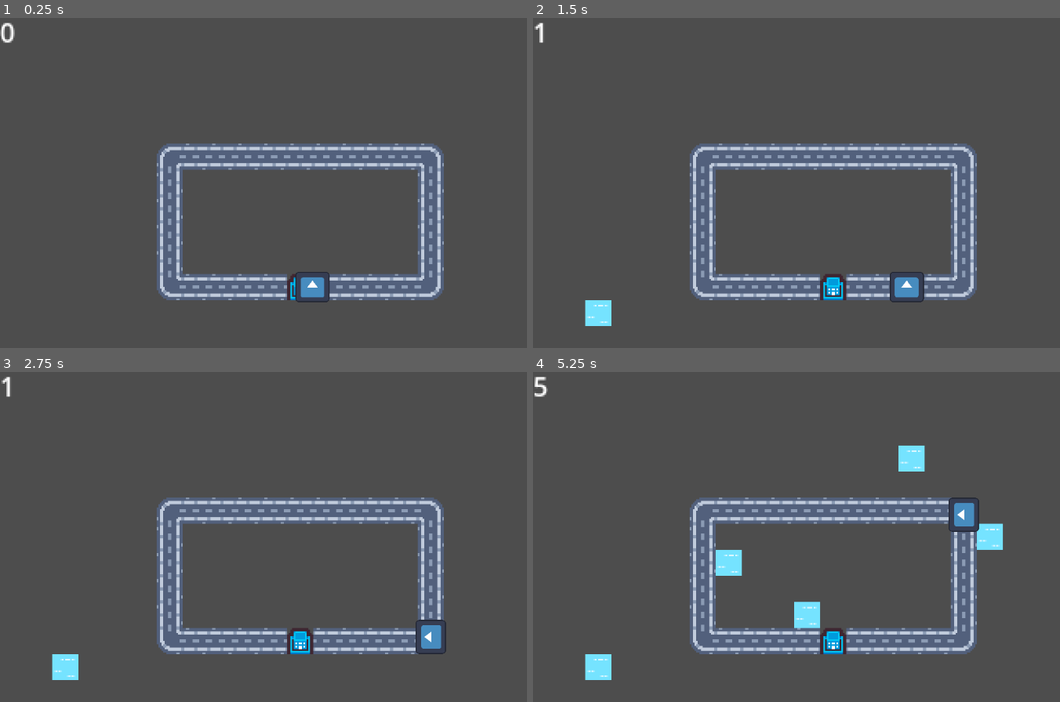
Above: before the commit, frames 1-4 (two rows, left to right).
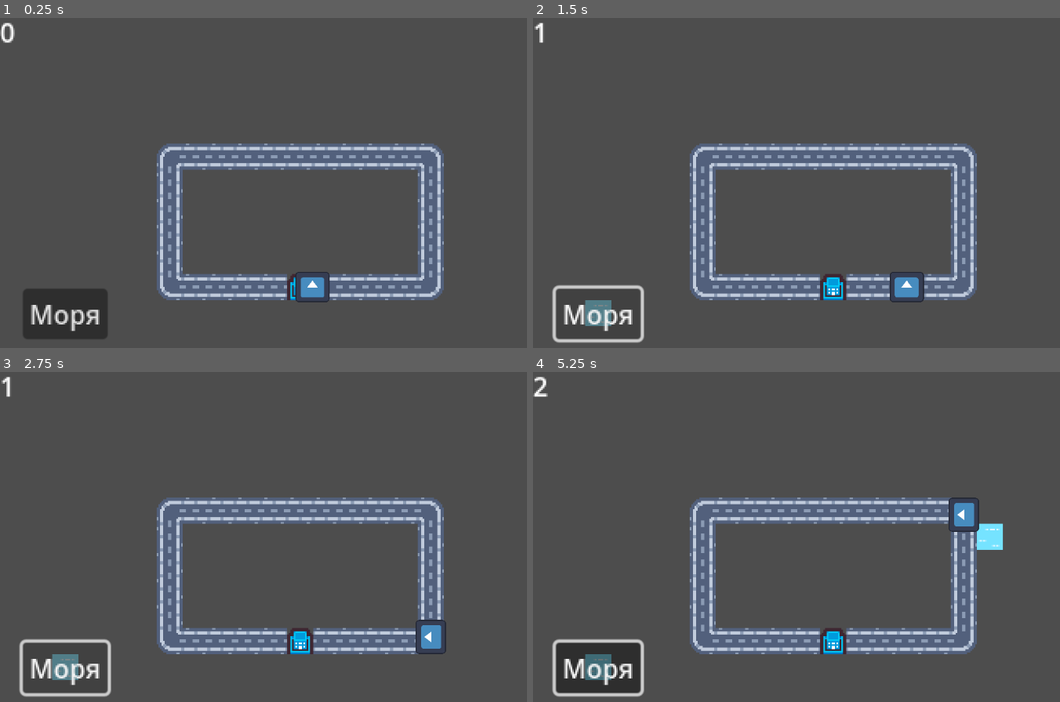
Above: after the commit, the same moments.

Repository: dron47509/runner_game
Game: Godot game, scene res://node_2d.tscn
Same seed, same stepped clock (60 frames per second), same inputs: the game is played once before the commit and once after it. The engine's default icon, where the game draws it, is replaced by a stand-in: a white triangle on a blue panel in a dark square.
Inputs (mouse positions are in pixels of both pictures, inside the frame that each line leads up to):
- Up to frame 1 (0.25 s): no input
- Up to frame 2 (1.5 s): click (596, 315) at 0.5 s, where only the run after the commit has a clickable "Моря"; click (596, 315) at 1.25 s, where only the run after the commit has a clickable "Моря"
- Up to frame 3 (2.75 s): click (63, 669) at 2 s, where only the run after the commit has a clickable "Моря"
- Up to frame 4 (5.25 s): move the mouse to (986, 527) at 2.77 s; press the mouse at (986, 527) at 2.78 s; move the mouse to (722, 560) at 3.52 s; release the mouse at (722, 560) at 3.53 s; click (722, 560) at 3.6 s; move the mouse to (907, 464) at 4.27 s; press the mouse at (907, 464) at 4.28 s; move the mouse to (817, 612) at 5.02 s; release the mouse at (817, 612) at 5.03 s; click (817, 612) at 5.1 s

The runs differ from the first frame. In frame 1, 2.2% of the frame differs, in the area x 4-21%, y 82-98%; in frame 2, 1.4%; in frame 3, 1.4%; in frame 4, 4.3%, in the area x 0-75%, y 1-99%.

Commit message:
Добавленно изменение тайлов при обьединение 9 ячеек.

Diff:
--- a/Level_tamlate.tscn
+++ b/Level_tamlate.tscn
@@ -65,3 +65,12 @@
 [node name="Label" type="Label" parent="."]
 offset_right = 40.0
 offset_bottom = 23.0
+
+[node name="Button" type="Button" parent="."]
+offset_left = 14.0
+offset_top = 169.0
+offset_right = 66.0
+offset_bottom = 200.0
+text = "Моря"
+
+[connection signal="button_up" from="Button" to="." method="_on_button_button_up"]
--- a/project.godot
+++ b/project.godot
@@ -10,7 +10,7 @@
 
 [application]
 
-config/name="Raner"
+config/name="Ranner"
 run/main_scene="res://node_2d.tscn"
 config/features=PackedStringArray("4.1", "Forward Plus")
 config/icon="res://icon.svg"
--- a/tile_map.gd
+++ b/tile_map.gd
@@ -2,7 +2,8 @@
 
 @export var real_scale = 3
 var paths_dots = []
-var number_card = 1
+var changed_tiles = []
+var number_card = 0
 # Called when the node enters the scene tree for the first time.
 
 func _ready():
@@ -49,25 +50,41 @@
 # Called every frame. 'delta' is the elapsed time since the previous frame.
 func _process(delta):
 	if Input.is_action_pressed("left_click"):
-		if !(local_to_map(get_viewport().get_mouse_position())/real_scale in paths_dots) and number_card !=0:
+		if !(local_to_map(get_viewport().get_mouse_position())/real_scale in paths_dots) and !(local_to_map(get_viewport().get_mouse_position())/real_scale in get_used_cells_by_id(0, 2)) and number_card !=0:
 			set_cell(0, local_to_map(get_viewport().get_mouse_position())/real_scale, 2, Vector2i(1, 2))
-			#number_card = 0
+			number_card = 0
 	var water_power = 0
 	var cicle_array = [-1, 0, 1]
 	for x in get_used_cells_by_id(0, 2):
+		var formation = 0
+		var tiles_log = []
 		for y in get_used_cells_by_id(0, 2):
 			for z in cicle_array:
 				for d in cicle_array:
 					if x.x + z == y.x and x.y + d == y.y:
+						if !(Vector2i(x.x + z, x.y + d) in changed_tiles):
+							formation += 1
+							tiles_log.append(Vector2i(x.x + z, x.y + d))
 						if z == 0 and d == 0:
 							water_power += 1
 						else:
 							water_power += 0.5
-
+						if formation == 9:
+							set_cell(0, Vector2i(x.x - 1, x.y - 1), 2, Vector2i(0, 1))
+							set_cell(0, Vector2i(x.x, x.y - 1), 2, Vector2i(1, 1))
+							set_cell(0, Vector2i(x.x + 1, x.y - 1), 2, Vector2i(2, 1))
+							set_cell(0, Vector2i(x.x - 1, x.y), 2, Vector2i(0, 2))
+							set_cell(0, Vector2i(x.x + 1, x.y), 2, Vector2i(2, 2))
+							set_cell(0, Vector2i(x.x - 1, x.y + 1), 2, Vector2i(0, 3))
+							set_cell(0, Vector2i(x.x, x.y + 1), 2, Vector2i(1, 3))
+							set_cell(0, Vector2i(x.x + 1, x.y + 1), 2, Vector2i(2, 3))
+							changed_tiles.append_array(tiles_log)
 
 
 	$Label.text = str(water_power)
 
 
-func _on_control_change_card(number):
-	number_card = number # Replace with function body.
+
+
+func _on_button_button_up():
+	number_card = 1 # Replace with function body.
